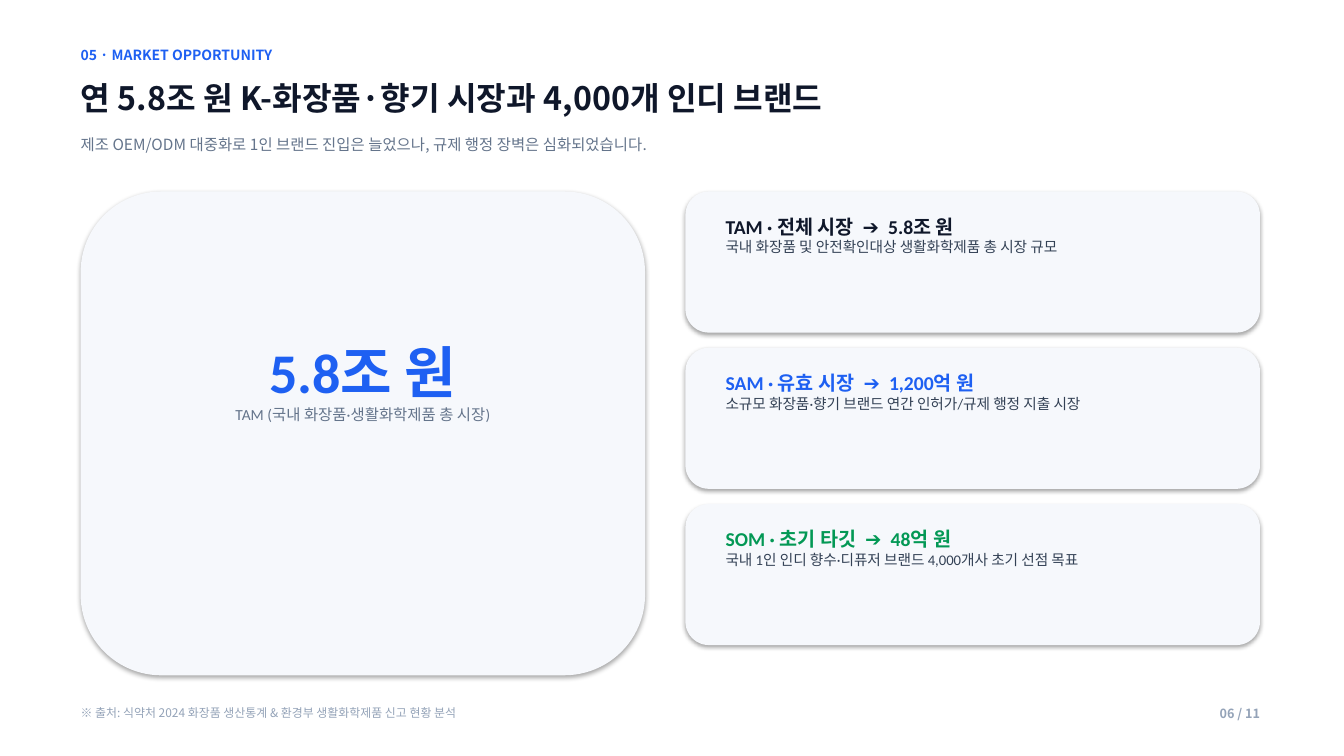
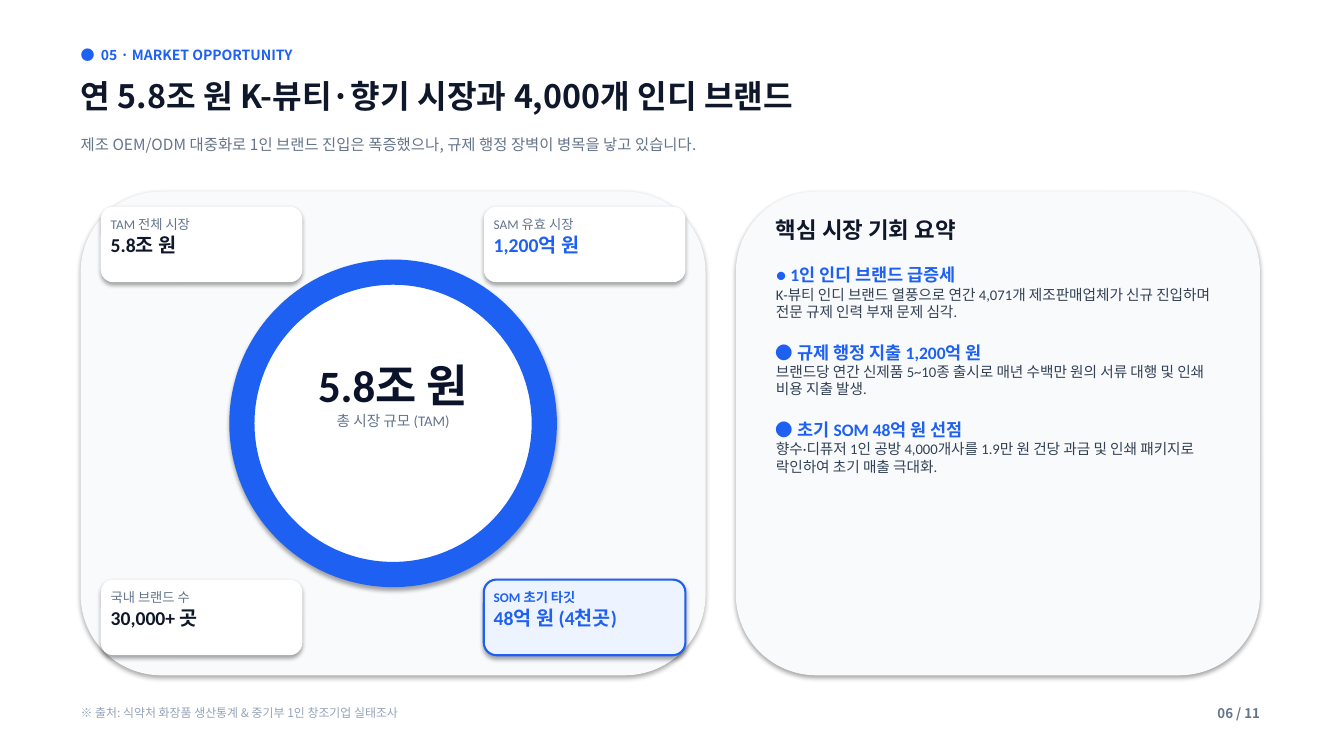
Before and after one commit to lita-lilith16/formu-landing, a slide deck: slide 6 of public/formu_pitch_deck.pptx. Drawn at 1344x756 pixels with LibreOffice and Linux fonts; fonts in the diff are those of the drawing. Boxes give left, top, right and bottom in pixels: in the first picture for what was removed or moved away, otherwise in the second. Text is boxed around its words. In the diff, an @@ line names an element or a change of style, - is before the commit and + after.

Commit message:
style(pitch-deck): apply Antigravity design expert & pitch deck builder principles with Miri reference layouts

```diff
--- a/public/formu_pitch_deck.pptx
+++ b/public/formu_pitch_deck.pptx
@@ text at [101,49,292,60]: text changed @@
-05 · MARKET OPPORTUNITY
+● 05 · MARKET OPPORTUNITY
@@ text at [81,80,793,115]: text changed @@
-연 5.8조 원 K-화장품·향기 시장과 4,000개 인디 브랜드
+연 5.8조 원 K-뷰티·향기 시장과 4,000개 인디 브랜드
@@ text at [81,137,696,153]: text changed @@
-제조 OEM/ODM 대중화로 1인 브랜드 진입은 늘었으나, 규제 행정 장벽은 심화되었습니다.
+제조 OEM/ODM 대중화로 1인 브랜드 진입은 폭증했으나, 규제 행정 장벽이 병목을 낳고 있습니다.
@@ rounded rectangle: place and size @@
-rounded rectangle at [81,192,645,676]
+rounded rectangle at [81,192,706,676]
@@ rounded rectangle at [81,192,706,676]: fill #F6F8FC to #F8FAFC @@
@@ rounded rectangle added at [101,207,302,282], fill #FFFFFF @@
@@ rounded rectangle added at [484,207,686,282], fill #FFFFFF @@
@@ rounded rectangle removed at [686,192,1260,333] @@
@@ rounded rectangle at [736,192,1260,676]: fill #F6F8FC to #F8FAFC @@
@@ rounded rectangle: place and size @@
-rounded rectangle at [686,348,1260,489]
+rounded rectangle at [736,192,1260,676]
@@ text added at [111,218,190,254], 9.5 pt, text #64748B @@
+TAM 전체 시장
+5.8조 원
@@ text added at [494,218,579,255], 9.5 pt, text #64748B @@
+SAM 유효 시장
+1,200억 원
@@ text removed at [726,217,1057,253] @@
-TAM · 전체 시장 ➔ 5.8조 원
-국내 화장품 및 안전확인대상 생활화학제품 총 시장 규모
@@ text added at [776,219,1210,473], 10.5 pt, text #334155 @@
+핵심 시장 기회 요약
+● 1인 인디 브랜드 급증세
+K-뷰티 인디 브랜드 열풍으로 연간 4,071개 제조판매업체가 신규 진입하며 전문 규제 인력 부재 문제 심각.
+● 규제 행정 지출 1,200억 원
+브랜드당 연간 신제품 5~10종 출시로 매년 수백만 원의 서류 대행 및 인쇄 비용 지출 발생.
+● 초기 SOM 48억 원 선점
+향수·디퓨저 1인 공방 4,000개사를 1.9만 원 건당 과금 및 인쇄 패키지로 락인하여 초기 매출 극대화.
@@ ellipse added at [242,272,544,575], fill #FFFFFF, outline #1E60F2 18 pt @@
@@ text "5.8조 원": place and size @@
-text "5.8조 원" at [235,346,490,422]
+text "5.8조 원" at [318,364,468,428]
@@ text at [318,364,468,406]: size 40 to 32 pt, text colour #1E60F2 to #0B132B in "5.8조 원" @@
@@ text removed at [726,373,1081,410] @@
-SAM · 유효 시장 ➔ 1,200억 원
-소규모 화장품·향기 브랜드 연간 인허가/규제 행정 지출 시장
@@ text at [337,414,450,428]: text changed; size 11 to 10.5 pt @@
-TAM (국내 화장품·생활화학제품 총 시장)
+총 시장 규모 (TAM)
@@ rounded rectangle removed at [686,504,1260,645] @@
@@ text removed at [726,529,1078,567] @@
-SOM · 초기 타깃 ➔ 48억 원
-국내 1인 인디 향수·디퓨저 브랜드 4,000개사 초기 선점 목표
@@ rounded rectangle added at [101,580,302,655], fill #FFFFFF @@
@@ text added at [111,591,198,628], 14 pt, text #0F172A, bold @@
+국내 브랜드 수
+30,000+ 곳
@@ rounded rectangle added at [484,580,686,655], fill #EEF4FF, outline #1E60F2 1.5 pt @@
@@ text added at [494,591,617,628], 14 pt, text #1E60F2, bold @@
+SOM 초기 타깃
+48억 원 (4천곳)
@@ text at [95,707,398,718]: text changed @@
-※ 출처: 식약처 2024 화장품 생산통계 & 환경부 생활화학제품 신고 현황 분석
+※ 출처: 식약처 화장품 생산통계 & 중기부 1인 창조기업 실태조사
@@ text "06 / 11" at [1217,708,1260,718]: size 9 to 9.5 pt, text colour #94A3B8 to #64748B @@
```
Also in this commit, not shown: 10 other slides changed, 1 other file.
